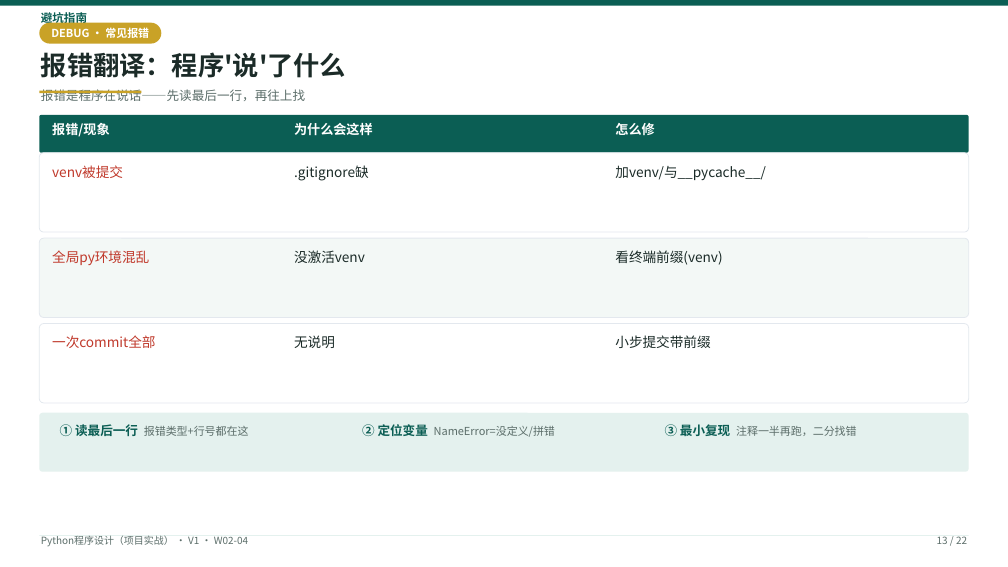
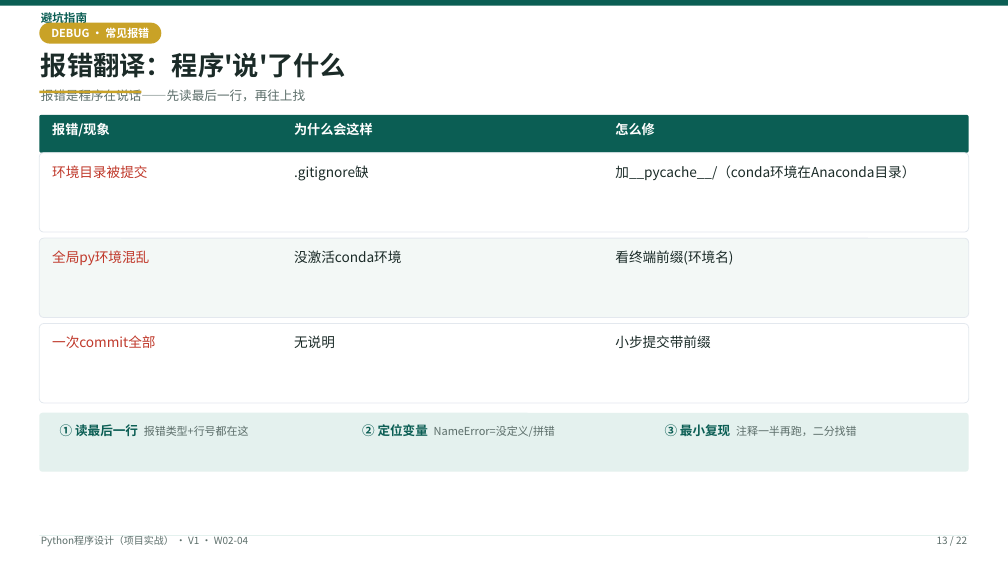
Before and after one commit to tianqiongenze/ai-course-teaching-resources, a slide deck: slide 13 of 03-Python程序设计-项目实战/V1授课PPT/W02-第4次课-交付你的第一个工程模板.pptx. Drawn at 1008x567 pixels with LibreOffice and Linux fonts; fonts in the diff are those of the drawing. Boxes give left, top, right and bottom in pixels: in the first picture for what was removed or moved away, otherwise in the second. Text is boxed around its words. In the diff, an @@ line names an element or a change of style, - is before the commit and + after.

```diff
--- a/03-Python程序设计-项目实战/V1授课PPT/W02-第4次课-交付你的第一个工程模板.pptx
+++ b/03-Python程序设计-项目实战/V1授课PPT/W02-第4次课-交付你的第一个工程模板.pptx
@@ text at (52,165,147,178): text changed @@
-venv被提交
+环境目录被提交
@@ text at (615,165,915,180): text changed @@
-加venv/与__pycache__/
+加__pycache__/（conda环境在Anaconda目录）
@@ text at (294,250,401,263): text changed @@
-没激活venv
+没激活conda环境
@@ text at (615,250,733,265): text changed @@
-看终端前缀(venv)
+看终端前缀(环境名)
```
Also in this commit, not shown: 7 other slides changed, 5 other files.
